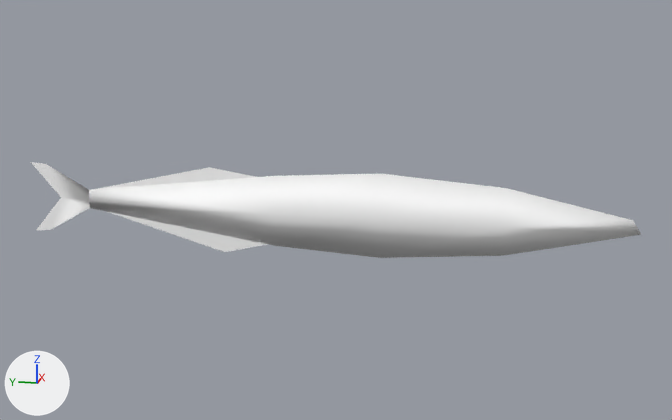
One commit to the glTF model public/3d/item/model__item__room.ofs_4857_0/4857fish67.gltf: the scene before it, then after it.
Rendered twice from a 50 mm camera at (-1.417, 0.187, 0.367) aimed at (0.007, 0.472, 0.011). Arrows for +X, +Y and +Z are at lower left; the lights stay in place. The picture after the commit comes second.

The scene before the commit, as lines of its bpy script (objects in view):
```python
mat_fish67_fish67 = principled_material('fish67_fish67')
mat_fish67_fish67.base_color = (1.0, 1.0, 1.0)  # white #ffffff
mat_fish67_fish67.roughness = 1.0
me_4857fish67 = bpy.data.meshes.new('4857fish67')
me_4857fish67.from_pydata(...)  # 28 vertices, 38 faces; spans x -0.038..0.038, y 0.003..0.996, z -0.068..0.075
me_4857fish67.materials.append(mat_fish67_fish67)  # white #ffffff
ob_4857fish67 = bpy.data.objects.new('4857fish67', me_4857fish67)
ob_4857fish67.location = (0.0, 0.0, 0.0)
```
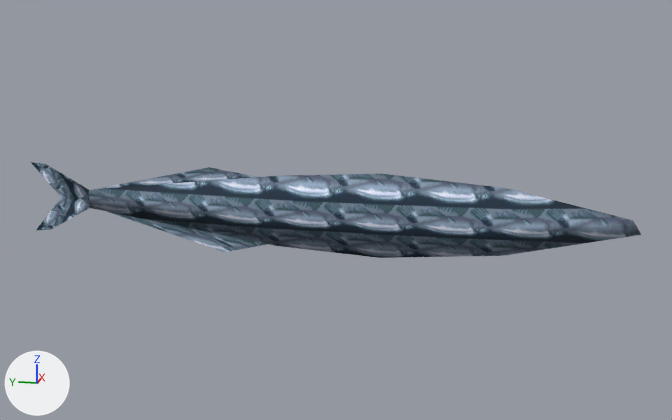
Location of each change, [x1, y1, x2, y2] in pixels of the pictures (672 x 420 px):
'4857fish67', surface changed (white to blue): [31, 162, 641, 258] in both

The change, as a list of edits to the scene's bpy script:
```text
Add img_fish67:
    img_fish67 = load_image('fish67', '_unpacked/fish67', 64, 32, 'sRGB')
Change mat_fish67_fish67:
    remove mat_fish67_fish67.base_color = (1.0, 1.0, 1.0)  # white #ffffff
    add mat_fish67_fish67.texture = img_fish67
```
